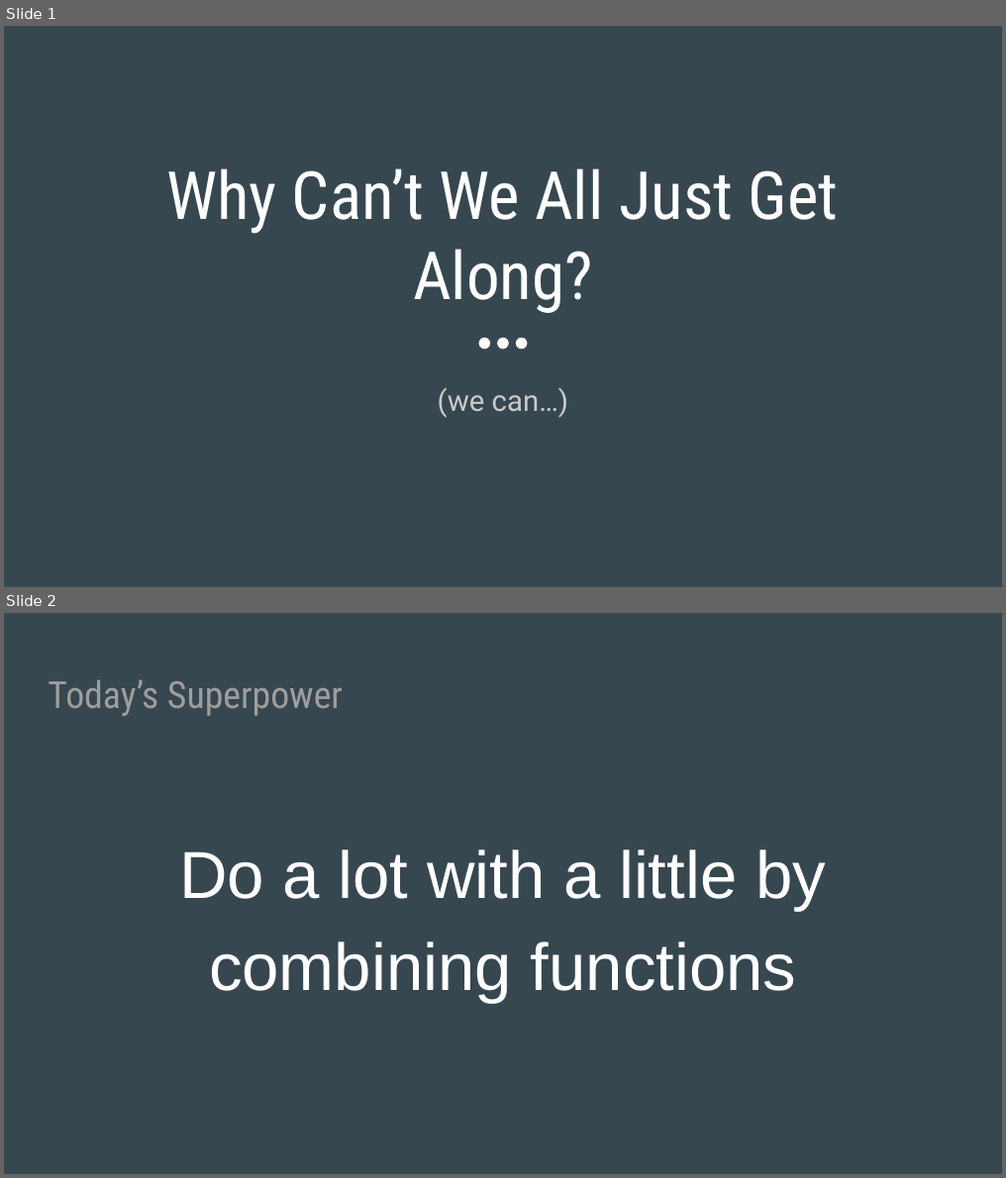
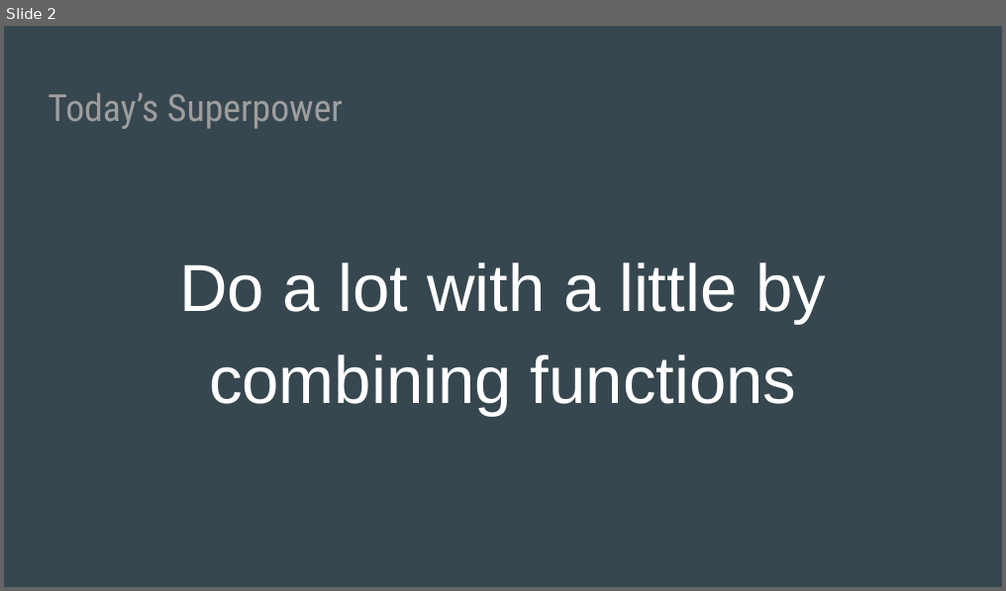
Before and after one commit to Eastside-FP/daythree, a slide deck: Week3.pptx. Shown one above the other, each under a label of ours: slides 1 and 2 before the commit, slide 2 after it. The pictures are 1006x1178 and 1006x591 pixels, drawn with LibreOffice and Linux fonts; fonts in the diff are those of the drawing. Boxes give left, top, right and bottom in pixels: in the first picture for what was removed or moved away, otherwise in the second. Text is boxed around its words. In the diff, an @@ line names an element or a change of style, - is before the commit and + after.

```diff
--- a/Week3.pptx
+++ b/Week3.pptx
@@ slide 1 removed at [4,26,1002,587], background #37474F @@
@@ title removed at [166,169,839,313] @@
-Why Can’t We All Just Get Along?
@@ ellipse removed at [479,337,491,350] @@
@@ ellipse removed at [497,337,509,350] @@
@@ ellipse removed at [516,337,528,350] @@
@@ subtitle removed at [438,388,568,418] @@
-(we can…)
```
Also in this commit, not shown: 1 slide added, 1 other file.
